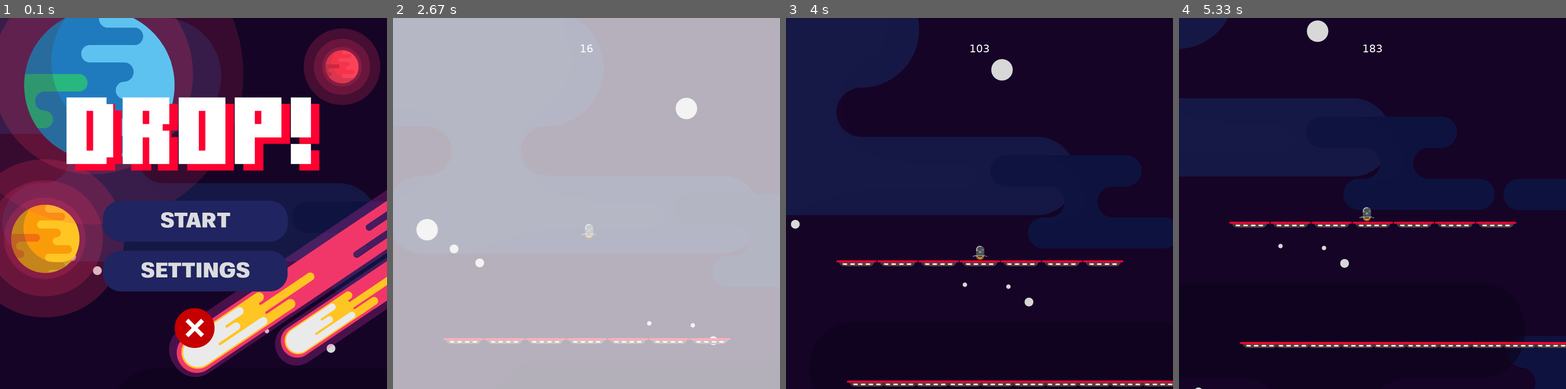
Above: before the commit, frames 1-4 (left to right).
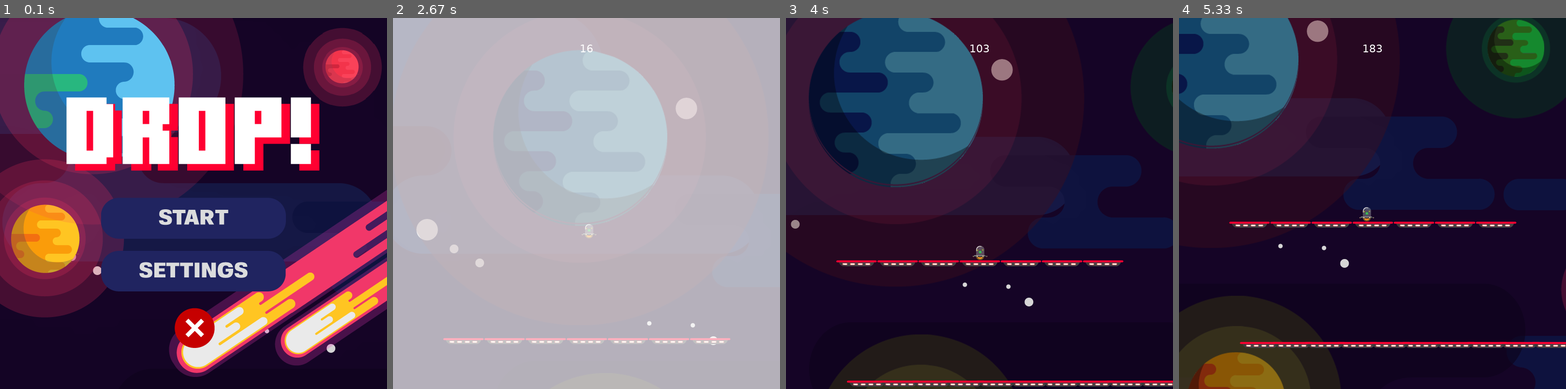
Above: after the commit, the same moments.

Repository: BulSU-BSCpE2B-Group2/DROP
Game: pygame game, started from main.py
Two runs of this game, one before a commit and one after it. Both use one fixed random seed, a clock stepped at 60 frames per second and the inputs below.
Inputs (mouse positions are in pixels of both pictures, inside the frame that each line leads up to):
- Up to frame 1 (0.1 s): no input
- Up to frame 2 (2.67 s): click (586, 203) at 0.38 s; tap Space at 2.17 s; tap Enter at 2.5 s
- Up to frame 3 (4 s): hold Right 2.83-3.3 s; hold Left 3.33-3.87 s; hold Left from 3.9 s (still down)
- Up to frame 4 (5.33 s): release Left at 4.3 s; hold Right 4.33-4.97 s; hold Left from 5 s (still down)

The runs differ from the first frame. In frame 1, 2.0% of the frame differs, in the area x 26-99%, y 2-74%; in frame 2, 5.9%; in frame 3, 29%, in the area x 0-100%, y 0-100%; in frame 4, 27%.

Commit message:
Mars glow animated, please wait for the rest of planets in the main menu screen to be animated.

Diff:
--- a/game_over_screen.py
+++ b/game_over_screen.py
@@ -27,14 +27,17 @@
             self.alpha += 1
 
     def draw(self):
+        # fade to red screen
         fade = pg.Surface((WIDTH, height), pg.SRCALPHA)
         fade.fill((125, 0, 0, self.alpha))
         screen.blit(fade, (0, 0))
 
+        # draw text for game over screen
         draw_text('GAME OVER', 26, (255, 255, 255, self.alpha), WIDTH / 2, height / 2 - 30)
         draw_text('Press ESC to exit the game.', 24, (255, 255, 255, self.alpha), WIDTH / 2, height / 2)
         draw_text('Press \'r\' to restart the game.', 24, (255, 255, 255, self.alpha), WIDTH / 2, height / 2 + 30)
 
+        # if score is higher than highscore
         if self.score > self.highscore:
             draw_text('New high score!', 22, (255, 255, 255, self.alpha), WIDTH / 2, height / 2 + 70)
             with open(path.join(directory, highscore_textfile), 'w') as f:
--- a/highscore.txt
+++ b/highscore.txt
@@ -1 +1 @@
-3466
+5151
--- a/main.py
+++ b/main.py
@@ -19,10 +19,10 @@
         pg.display.set_caption(title)
 
         # load the images for background in preparation for scrolling function at draw function inside game loop
-        self.bg = pg.image.load('assets/main_menu/bg-darker.png').convert_alpha()
-        self.bg2 = pg.image.load('assets/main_menu/bg-darker.png').convert_alpha()
-        self.bg3 = pg.image.load('assets/main_menu/bg-darker.png').convert_alpha()
-        self.bg4 = pg.image.load('assets/main_menu/bg-darker.png').convert_alpha()
+        self.bg = pg.image.load('assets/game_screen/bg-darker.png').convert_alpha()
+        self.bg2 = pg.image.load('assets/game_screen/bg-darker.png').convert_alpha()
+        self.bg3 = pg.image.load('assets/game_screen/bg-darker.png').convert_alpha()
+        self.bg4 = pg.image.load('assets/game_screen/bg-darker.png').convert_alpha()
         self.bg_rect = self.bg.get_rect()
 
     def new(self):
@@ -82,10 +82,7 @@
         self.multiplier += 0.0005
         self.score += 1
         self.speed = 1 * self.multiplier * self.multiplier_powerup
-        """print("Height_platform: %d" %self.height_platform)
-        print("Time before another platform spawns: {}".format(self.newPlatformInterval / self.speed))
-        print("Current Interval is: %d" %self.currentInterval)
-        print("Speed is: %f" %self.speed)"""
+
         # if speed is more than 4, speed multiplier goes back to 0
         if self.speed >= 5:
             self.multiplier = 1
@@ -93,6 +90,7 @@
         # if slow is activated, speed is halved
         if self.slow:
             self.multiplier_powerup = 0.5
+
         # after slow, reset multiplier_powerup to 1
         else:
             self.multiplier_powerup = 1
@@ -253,9 +251,9 @@
             break
         else:
             while True:
+                # start animation sequence and initialize new game function & loop
                 start_game_animation_sequence()
                 g.new()
-
                 # turn 'go' into an object of GameOver class
                 go = GameOverScreen(g.score, g.highscore)
                 # if player dies, game over screen runs
--- a/main_menu.py
+++ b/main_menu.py
@@ -8,8 +8,8 @@
         self.screen = screen
 
         # initialize background 1 & 2
-        self.bg = pg.image.load('assets/main_menu/bg-darker.png').convert_alpha()
-        self.bg2 = pg.image.load('assets/main_menu/bg-darker.png').convert_alpha()
+        self.bg = pg.image.load('assets/main_menu/bg-darker-ingame.png').convert_alpha()
+        self.bg2 = pg.image.load('assets/main_menu/bg-darker-ingame.png').convert_alpha()
         self.bg_rect = self.bg.get_rect()
 
         # initialize the required classes
@@ -20,7 +20,7 @@
         self.button = Buttons()
         self.settings_screen = SettingsScreen()
         self.comets = Comets()
-        self.exit_button = ExitButton()
+        self.how_to_play = HowToPlay()
 
     def new(self):
         self.running = True
@@ -30,6 +30,8 @@
         self.show_settings = False
         self.background = vec(0, 0)
         self.background2 = vec(self.bg_rect.width, 0)
+        # create the instance where the glow is positioned
+        self.planet_mars.glow_new(self.timer)
         self.run()
 
     def run(self):
@@ -46,12 +48,13 @@
             if self.alpha_settings < 255:
                 self.alpha_settings += 10
         self.background, self.background2 = scrolling_background(-2, 0, self.background, self.background2, self.bg_rect)
-        self.mouse_coordinate = pg.mouse.get_pos()
+        self.mouse_coordinate = vec(pg.mouse.get_pos())
+        self.planet_mars.glow_update()
 
     def draw(self):
         screen.blit(self.bg, self.background)
         screen.blit(self.bg2, self.background2)
-        # insert in this line the glowy effect thingies
+        # insert in this line the glowy shrink and grow thingies
         screen.blit(self.comets.comets_glow, self.comets.comets_glow_rect)
         screen.blit(self.comets.comets, self.comets.comets_rect)
         screen.blit(self.planet_mars.mars, self.planet_mars.mars_rect)
@@ -63,14 +66,12 @@
         screen.blit(self.button.settings_button, self.button.settings_button_rect)
         screen.blit(self.button.start_button, self.button.start_button_rect)
         screen.blit(self.logo.logo, self.logo.position)
-        screen.blit(self.exit_button.exit_button, self.exit_button.exit_button_rect)
+        screen.blit(self.button.exit_button, self.button.exit_button_rect)
         if self.show_settings:
             settings_overlay_with_opacity = pg.Surface((WIDTH, height), pg.SRCALPHA)
             settings_overlay_with_opacity.fill((100, 100, 100, self.alpha))
             screen.blit(settings_overlay_with_opacity, (0, 0))
             if self.alpha_settings < 255 or self.alpha < 100:
-                print(self.alpha_settings)
-                print(self.alpha)
                 blit_alpha(screen, self.settings_screen.settings_overlay, self.settings_screen.settings_overlay_rect, self.alpha_settings)
             else:
                 self.settings_screen.settings_overlay.convert_alpha()
@@ -82,7 +83,17 @@
             if event.type == pg.QUIT:
                 self.running = False
                 self.exit = True
-            if not self.show_settings:
+            if self.show_settings:
+                if event.type == pg.KEYDOWN:
+                    if event.key == pg.K_ESCAPE:
+                        self.show_settings = False
+                if event.type == pg.MOUSEBUTTONDOWN:
+                    if self.mouse_coordinate.x > self.settings_screen.settings_overlay_rect.x + 562:
+                        if self.mouse_coordinate.x < self.settings_screen.settings_overlay_rect.x + 652:
+                            if self.mouse_coordinate.y > self.settings_screen.settings_overlay_rect.y:
+                                if self.mouse_coordinate.y < self.settings_screen.settings_overlay_rect.y + 93:
+                                    self.show_settings = False
+            else:
                 if event.type == pg.KEYDOWN:
                     if event.key == pg.K_RETURN:
                         self.running = False
@@ -104,22 +115,12 @@
                                     self.alpha = 0
                                     self.alpha_settings = 0
                                     self.show_settings = True
-                    if self.mouse_coordinate[0] > self.exit_button.exit_button_rect.x:
-                        if self.mouse_coordinate[0] < self.exit_button.exit_button_rect.x + self.exit_button.exit_button_rect.width:
-                            if self.mouse_coordinate[1] > self.exit_button.exit_button_rect.y:
-                                if self.mouse_coordinate[1] < self.exit_button.exit_button_rect.y + self.exit_button.exit_button_rect.height:
+                    if self.mouse_coordinate.x > self.button.exit_button_rect.x:
+                        if self.mouse_coordinate.x < self.button.exit_button_rect.x + self.button.exit_button_rect.width:
+                            if self.mouse_coordinate.y > self.button.exit_button_rect.y:
+                                if self.mouse_coordinate.y < self.button.exit_button_rect.y + self.button.exit_button_rect.height:
                                     self.running = False
                                     self.exit = True
-            else:
-                if event.type == pg.KEYDOWN:
-                    if event.key == pg.K_ESCAPE:
-                        self.show_settings = False
-                if event.type == pg.MOUSEBUTTONDOWN:
-                    if self.mouse_coordinate[0] > self.settings_screen.settings_overlay_rect.x + 562:
-                        if self.mouse_coordinate[0] < self.settings_screen.settings_overlay_rect.x + 652:
-                            if self.mouse_coordinate[1] > self.settings_screen.settings_overlay_rect.y:
-                                if self.mouse_coordinate[1] < self.settings_screen.settings_overlay_rect.y + 93:
-                                    self.show_settings = False
 
 
 class Logo:
@@ -161,6 +162,20 @@
         self.mars_rect.center = (WIDTH - WIDTH / 8, height / 8)
         self.mars_glow_rect.center = (WIDTH - WIDTH / 8 + 6, height / 8 + 2)
 
+    def glow_new(self, timer):
+        self.timer = timer
+        self.scale_size_x = self.mars_glow_rect.width
+        self.scale_size_y = self.mars_glow_rect.height
+
+    def glow_update(self):
+        self.mars_glow, self.mars_glow_rect, self.timer, self.scale_size_x, self.scale_size_y = grow_shrink('assets/main_menu/5.png',
+                                                                                              100,
+                                                                                              (WIDTH - WIDTH / 8 + 6,
+                                                                                               height / 8 + 2),
+                                                                                              self.timer,
+                                                                                              self.scale_size_x,
+                                                                                              self.scale_size_y)
+
 
 class Buttons:
     def __init__(self):
@@ -170,9 +185,13 @@
         # initialize asset for start button
         self.start_button = pg.image.load('assets/main_menu/START.png').convert_alpha()
         self.start_button_rect = self.start_button.get_rect()
+        # initialize asset for exit button
+        self.exit_button = pg.image.load('assets/settings_menu/x.png').convert_alpha()
+        self.exit_button_rect = self.exit_button.get_rect()
         # set position for the buttons
         self.settings_button_rect.center = (WIDTH / 2, height / 2 + 140)
         self.start_button_rect.center = (WIDTH / 2, height / 2 + 30)
+        self.exit_button_rect.center = (WIDTH / 2, height - height / 6)
 
 
 class SettingsScreen:
@@ -192,8 +211,7 @@
         self.comets_glow_rect.center = (WIDTH / 2 + 190, height / 2 - 115 + 270)
 
 
-class ExitButton:
-    def __init__(self):
-        self.exit_button = pg.image.load('assets/settings_menu/x.png').convert_alpha()
-        self.exit_button_rect = self.exit_button.get_rect()
-        self.exit_button_rect.center = (WIDTH / 2, height - height / 6)
+class HowToPlay:
+    def __init__(self):
+        # self.how_to_play_button = pg.image.load()
+        pass
--- a/settings.py
+++ b/settings.py
@@ -5,6 +5,7 @@
 
 directory = path.dirname(__file__)
 
+# for loading hs data:
 def load_hs_data():
     # read high score from highscore.txt
     with open(path.join(directory, highscore_textfile), 'r') as f:
@@ -57,6 +58,25 @@
     temp.set_alpha(opacity)
     target.blit(temp, location)
 
+def grow_shrink(directory, size_change_interval, position, timer, scale_size_x, scale_size_y):
+    timer += 1
+    if timer >= size_change_interval:
+        scale_constant = -1
+    if timer < size_change_interval:
+        scale_constant = 1
+    if timer > (size_change_interval * 2):
+        timer = 0
+
+    image = pg.image.load(directory)
+
+    scale_size_x += 1 * scale_constant
+    scale_size_y += 1 * scale_constant
+    image = pg.transform.scale(image, (scale_size_x, scale_size_y))
+    rect = image.get_rect()
+    rect.center = position
+
+    return image, rect, timer, scale_size_x, scale_size_y
+
 # game resolution and fps
 running = True
 title = "DROP!"
@@ -102,7 +122,5 @@
 dark_red = (125, 0, 0)
 colors = itertools.cycle(['red', 'blue', 'orange', 'purple'])
 
-#for loading hs data:
-
 #for start_game_screen.py
 text_at_start = ['READY', 'SET']
--- a/sprites.py
+++ b/sprites.py
@@ -10,7 +10,6 @@
     def __init__(self, game):
         pg.sprite.Sprite.__init__(self)
         self.game = game
-        #self.image = pg.Surface((player_width, player_height))
         self.image = pg.image.load('assets/characters/character-01.png')
         self.rect = self.image.get_rect()
         self.rect.width = 30
@@ -73,8 +72,6 @@
 class Platform(pg.sprite.Sprite):
     def __init__(self, position):
         pg.sprite.Sprite.__init__(self)
-        # self.image = pg.Surface(dimensions)
-        # self.image.fill(green)
         self.image = pg.image.load('assets/platform/platform-01.png').convert_alpha()
         self.rect = self.image.get_rect()
         self.position = position
--- a/temporary_module.py
+++ b/temporary_module.py
@@ -5,86 +5,88 @@
 
 import random
 import pygame as pg
-from settings import *
 from sprites import *
 
-pg.init()
-screen = pg.display.set_mode((500, 500))
 font_name = pg.font.match_font(font_name)
-clock = pg.time.Clock()
-
-running = True
-PULSE_EVENT = pg.USEREVENT
-# block = 500 / 10
+vec = pg.math.Vector2
 
 
-def fade_pause_animation():
-    clock.tick(fps)
-    screen.fill(white)
-    i = 0
-    position_x = 0
-    interval = 1000
-    while i <= 80:
+def grow_shrink(directory, size_change_interval, position, timer, scale_size_x, scale_size_y):
+    timer += 1
+    if timer >= size_change_interval:
+        scale_constant = -1
+    if timer < size_change_interval:
+        scale_constant = 1
+    if timer > (size_change_interval * 2):
         timer = 0
-        while True:
-            timer += 0.007
-            if timer > interval:
-                break
-        surface = pg.Surface((500, 500), pg.SRCALPHA)
-        pg.draw.rect(surface, black, (position_x, 0, 10, 500))
-        pg.draw.rect(surface, black, (490 - position_x, 0, 10, 500))
-        draw_text('PAUSE', 65, white, 500 / 2, 500 / 2)
-        screen.blit(surface, (0, 0))
-        pg.display.flip()
-        b = event_while_animation()
-        if b:
-            return False
-        i += 1
-        position_x += 10
-    a = wait_key_event_pause_screen()
-    if a:
-        fade_pause_animation()
+
+    image = pg.image.load(directory)
+
+    scale_size_x += 1 * scale_constant
+    scale_size_y += 1 * scale_constant
+    image = pg.transform.scale(image, (scale_size_x, scale_size_y))
+    rect = image.get_rect()
+    rect.center = position
+
+    return image, rect, timer, scale_size_x, scale_size_y
+
+class PlanetGlow:
+    def __init__(self):
+        self.directory = 'assets/main_menu/5.png'
+        self.image = pg.image.load(self.directory)
+        self.rect = self.image.get_rect()
+
+    def new(self, timer):
+        self.timer = timer
+        self.scale_size_x = self.rect.width
+        self.scale_size_y = self.rect.height
+
+    def update(self):
+        self.image, self.rect, self.timer, self.scale_size_x, self.scale_size_y = grow_shrink(self.directory, 100, (250/2, 250/2), self.timer, self.scale_size_x, self.scale_size_y)
 
 
-def wait_key_event_pause_screen():
-    waiting = True
-    while waiting:
-        clock.tick(fps)
+class GameDevTest:
+    def __init__(self):
+        pg.init()
+        pg.mixer.init()
+        self.clock = pg.time.Clock()
+        self.win = pg.display.set_mode((500, 500))
+        self.planet_glow = PlanetGlow()
+        self.running = True
+
+    def new(self):
+        self.timer = 0
+        self.planet_glow.new(self.timer)
+        self.running = True
+        self.run()
+
+    def run(self):
+        while self.running:
+            self.clock.tick(fps)
+            self.events()
+            self.update()
+            self.draw()
+
+    def events(self):
         for event in pg.event.get():
             if event.type == pg.QUIT:
-                waiting = False
-                return waiting
+                self.running = False
             if event.type == pg.KEYDOWN:
-                if event.key == pg.K_RETURN:
-                    waiting = True
-                    return waiting
                 if event.key == pg.K_ESCAPE:
-                    waiting = False
-                    return waiting
+                    self.running = False
 
+    def update(self):
+        self.planet_glow.update()
 
-def event_while_animation():
-    for event in pg.event.get():
-        if event.type == pg.QUIT:
-            return True
-        if event.type == pg.KEYDOWN:
-            if event.key == pg.K_RETURN:
-                return True
-            if event.key == pg.K_ESCAPE:
-                return True
+    def draw(self):
+        self.win.fill(white)
+        self.win.blit(self.planet_glow.image, (self.planet_glow.rect))
+        pg.display.flip()
 
-
-while running:
-    clock.tick(fps)
-    screen.fill(white)
-    for event in pg.event.get():
-        if event.type == pg.QUIT:
-            running = False
-        if event.type == pg.KEYDOWN:
-            if event.key == pg.K_ESCAPE:
-                running = False
-            if event.key == pg.K_RETURN:
-                fade_pause_animation()
-    pg.display.flip()
+gd = GameDevTest()
+while True:
+    gd.new()
+    if not gd.running:
+        break
 
 pg.quit()
Not shown, changed: TODO LIST.txt
Binary file changed: assets/bacground 1/darkened (use if the original background is too bright for the platforms)/11.png
Binary file added: assets/game_screen/bg-darker.png
Binary file added: assets/game_screen/bg.png
Binary file changed: assets/main_menu/SETTINGS.png
Binary file changed: assets/main_menu/START.png
Binary file added: assets/main_menu/bg-darker-ingame.png
Binary file removed: assets/main_menu/bg-darker.png
Binary file changed: assets/settings_menu/SETTINGS.png
Binary file changed: assets/settings_menu/off.png
Binary file changed: assets/settings_menu/on.png
Not shown, added: assets/sounds/jump.mp3
(and 2 more such lines)
